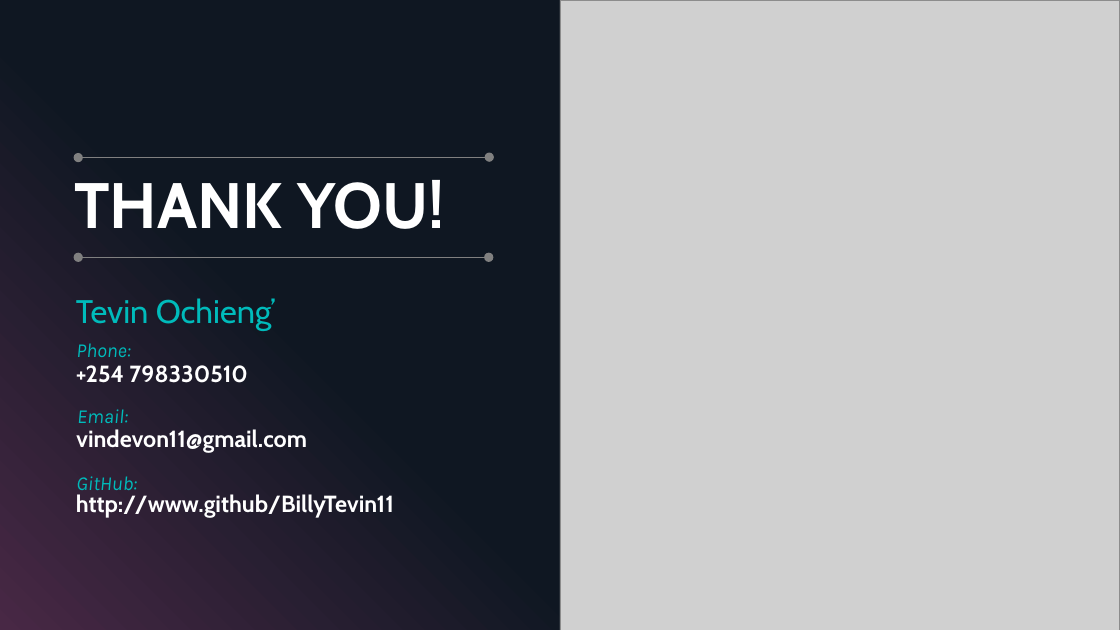
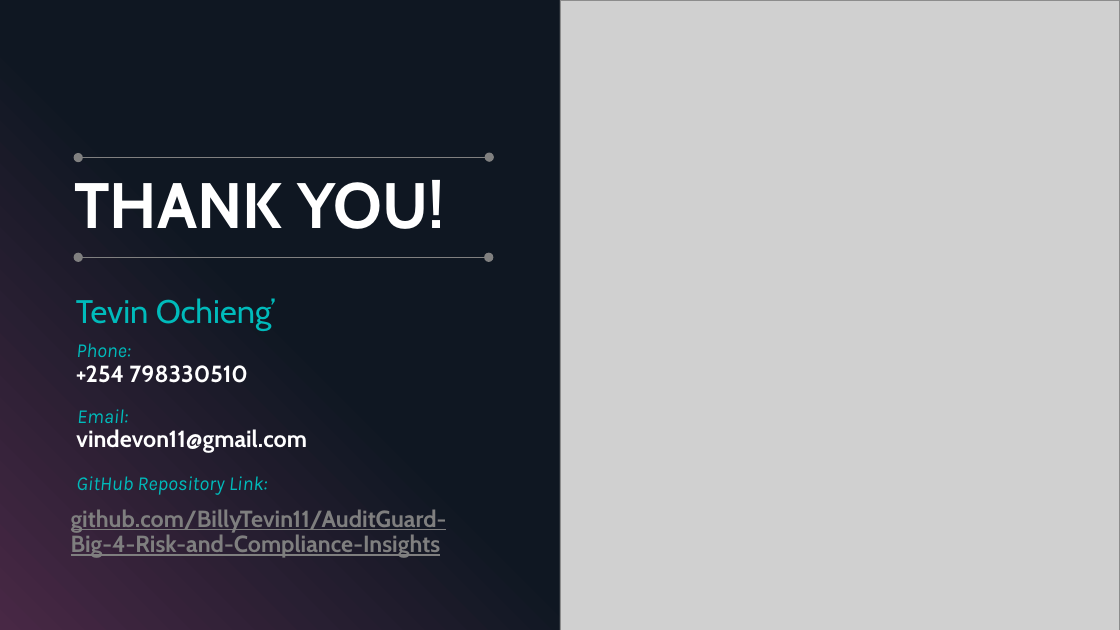
Before and after one commit to BillyTevin11/AuditGuard-Big-4-Risk-and-Compliance-Insights, a slide deck: slide 7 of AuditGuard Excel Dashboard Presentation.pptx. Drawn at 1120x630 pixels with LibreOffice and Linux fonts; fonts in the diff are those of the drawing; grey boxes stand for pictures. Boxes give left, top, right and bottom in pixels: in the first picture for what was removed or moved away, otherwise in the second. Text is boxed around its words. In the diff, an @@ line names an element or a change of style, - is before the commit and + after.

Commit message:
Updated Github Link in PPT

```diff
--- a/AuditGuard Excel Dashboard Presentation.pptx
+++ b/AuditGuard Excel Dashboard Presentation.pptx
@@ text at [76,476,268,495]: text changed @@
-GitHub:
+GitHub Repository Link:
@@ text added at [71,509,447,558], 20 pt, text #7F7F7F, bold, underline @@
+github.com/BillyTevin11/AuditGuard-Big-4-Risk-and-Compliance-Insights
@@ text removed at [76,494,394,518] @@
-http://www.github/BillyTevin11
```
